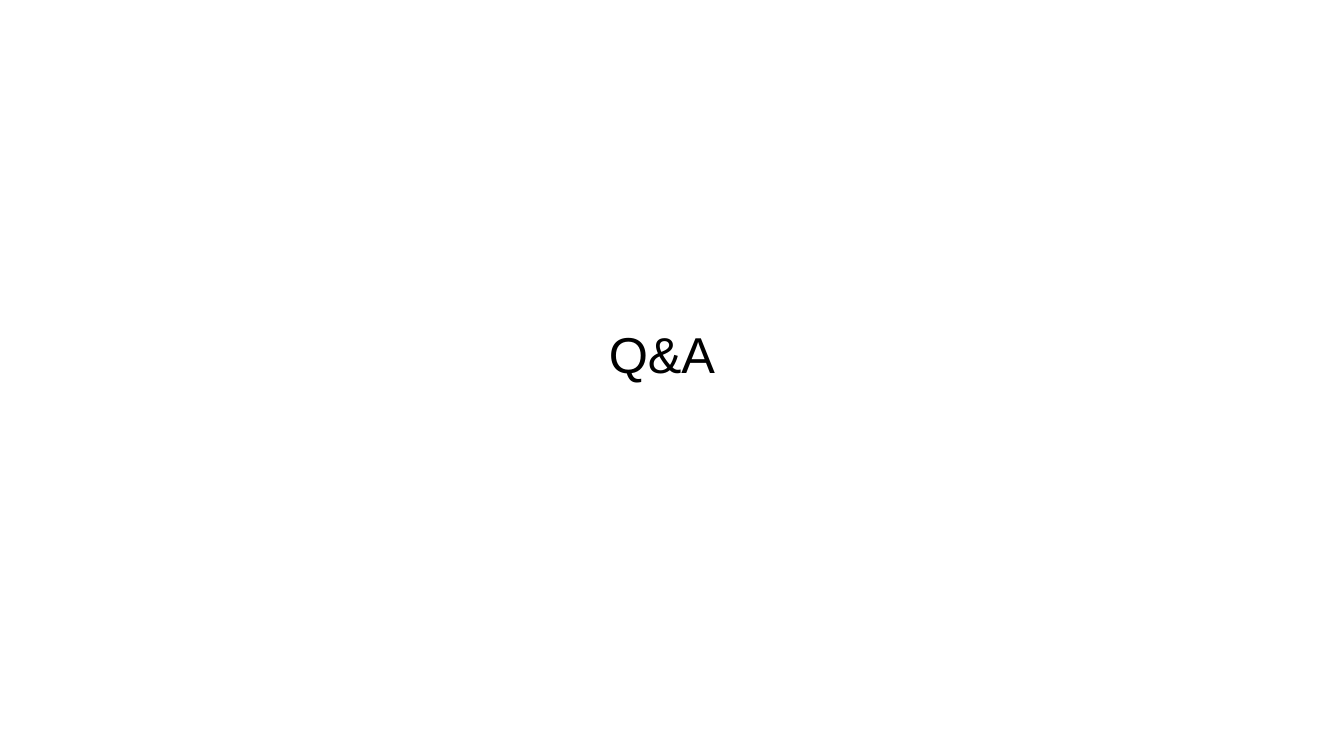
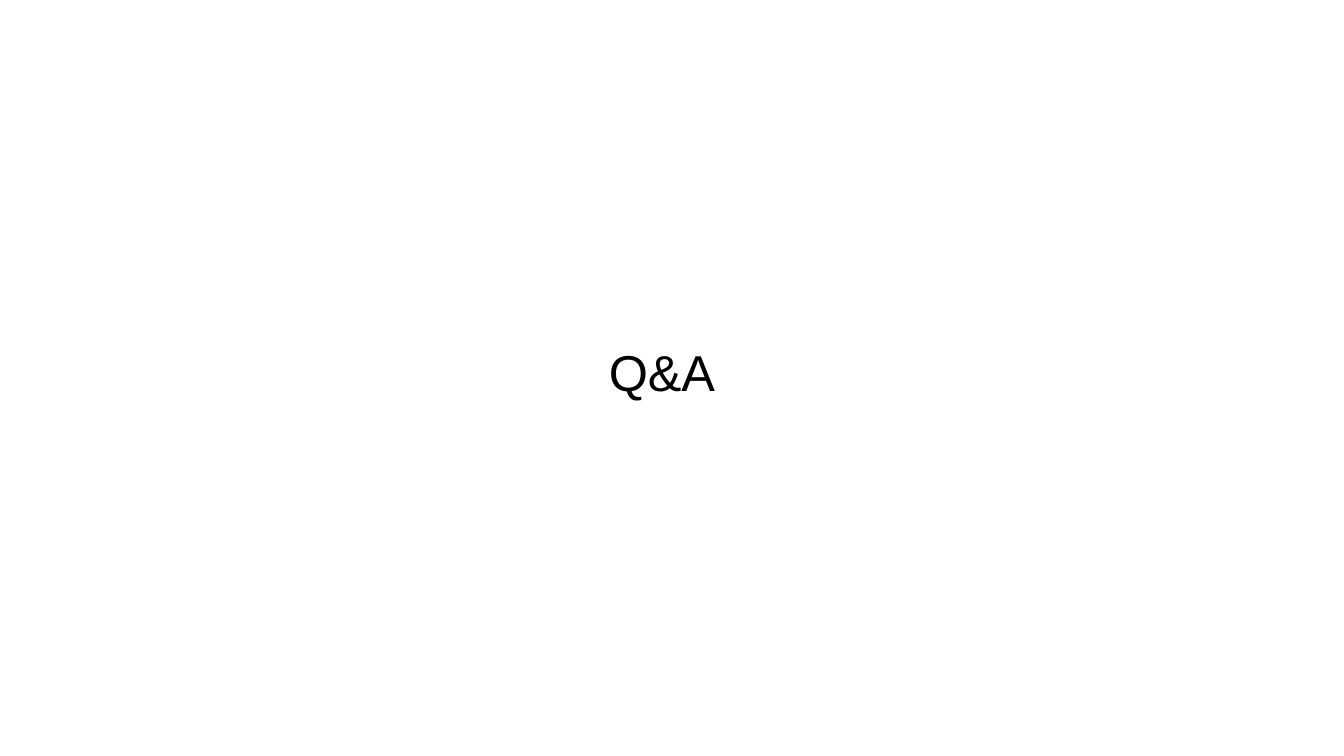
Before and after one commit to rgkannan676/Financial_Q-A_Chatbot, a slide deck: slide 18 of Kannan_QA_Chatbot_Assignment.pptx (slide 16 before the commit). Drawn at 1344x756 pixels with LibreOffice and Linux fonts; fonts in the diff are those of the drawing; background and template pictures are left out. Boxes give left, top, right and bottom in pixels: in the first picture for what was removed or moved away, otherwise in the second. Text is boxed around its words. In the diff, an @@ line names an element or a change of style, - is before the commit and + after.

```diff
--- a/Kannan_QA_Chatbot_Assignment.pptx
+++ b/Kannan_QA_Chatbot_Assignment.pptx
@@ text "Q&A": place and size @@
-text "Q&A" at <box>609,337,715,383</box>
+text "Q&A" at <box>609,355,715,401</box>
```
Also in this commit, not shown: 11 other slides changed, 5 slides added, 3 slides removed, 2 other files.
